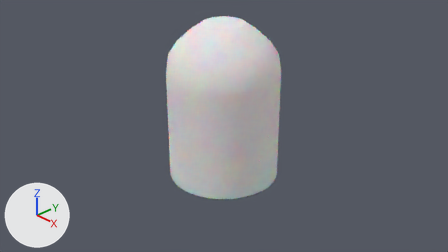
The Blender file Tomb_of_Doom/Tomb Of Doom.blend as it was, and as the next commit left it.
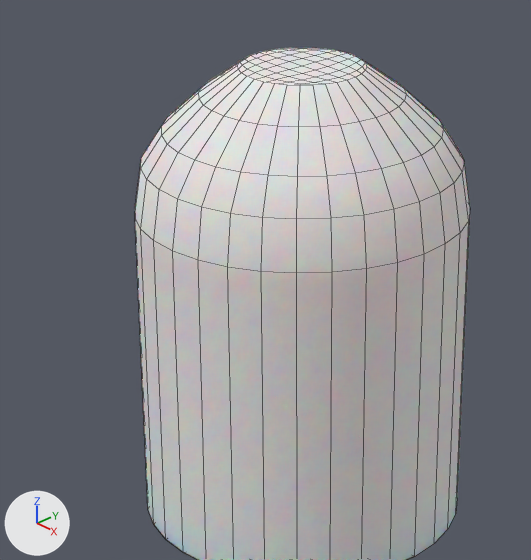
Old and new are each drawn from the file's camera 'Camera' and again close up on the part from 27% to 67% of the width and 0% to 76% of the height. Every picture has the same lights, and +X, +Y and +Z are marked at lower left. The close-ups show mesh edges as thin lines.
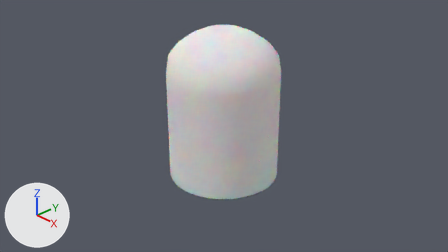
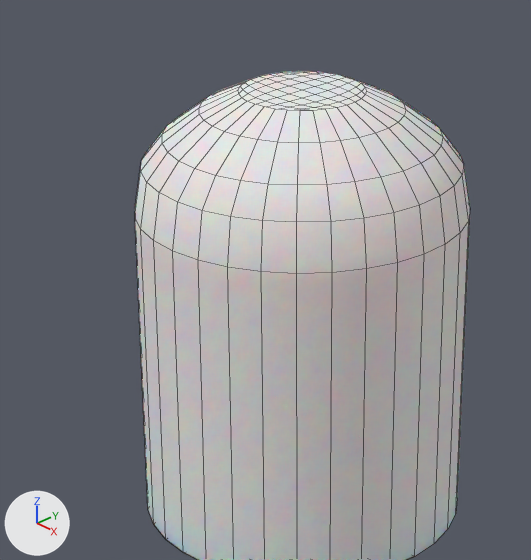
Changed parts and their boxes [x1, y1, x2, y2] in the close-ups (531 x 560 px; the box of a moved part takes in the faces that stretch with it):
```json
{"object": "Cylinder", "change": "reshaped", "before": [135, 48, 470, 560], "after": [135, 71, 470, 560]}
{"part": 1, "of": "me_cylinder", "change": "moved or reshaped", "before": [238, 48, 367, 86], "after": [238, 71, 366, 111]}
{"part": 2, "of": "me_cylinder", "change": "moved or reshaped", "before": [199, 59, 406, 127], "after": [199, 78, 406, 143]}
{"part": 3, "of": "me_cylinder", "change": "moved or reshaped", "before": [162, 87, 443, 177], "after": [162, 96, 443, 185]}
{"part": 4, "of": "me_cylinder", "change": "moved or reshaped", "before": [135, 121, 470, 273], "after": [135, 126, 470, 273]}
```

The change, as JSON lines over the scene's bpy script:
```json
{"block": "me_cylinder", "where": "me_cylinder.from_pydata(...)  # 322 vertices, 320 faces; spans x -1.0..1.0, y -1.0..1.0, z -1.0..1.87"}
{"block": "me_cylinder", "where": "# used by ob_cylinder; location = (0.0, 0.0, 0.0)"}
{"block": "me_cylinder", "change": "me_cylinder part 1: all 81 vertices in x -0.37..0.37, y -0.37..0.37, z 1.87 are moved by (0.0, 0.0, -0.15)"}
{"block": "me_cylinder", "change": "me_cylinder part 2: all 32 vertices in x -0.6..0.6, y -0.6..0.6, z 1.7 are moved by (0.0, 0.0, -0.09)"}
{"block": "me_cylinder", "change": "me_cylinder part 3: all 32 vertices in x -0.82..0.82, y -0.82..0.82, z 1.5 are moved by (0.0, 0.0, -0.05)"}
{"block": "me_cylinder", "change": "me_cylinder part 4: all 32 vertices in x -0.95..0.95, y -0.95..0.95, z 1.3 are moved by (0.0, 0.0, -0.02)"}
```
